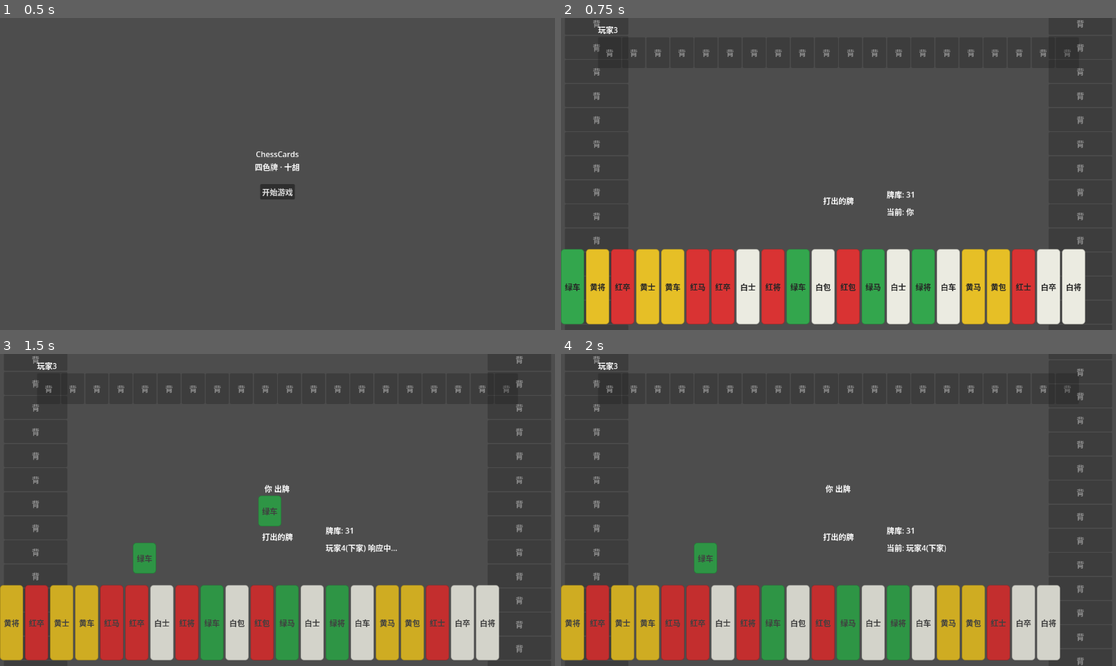
Above: before the commit, frames 1-4 (two rows, left to right).
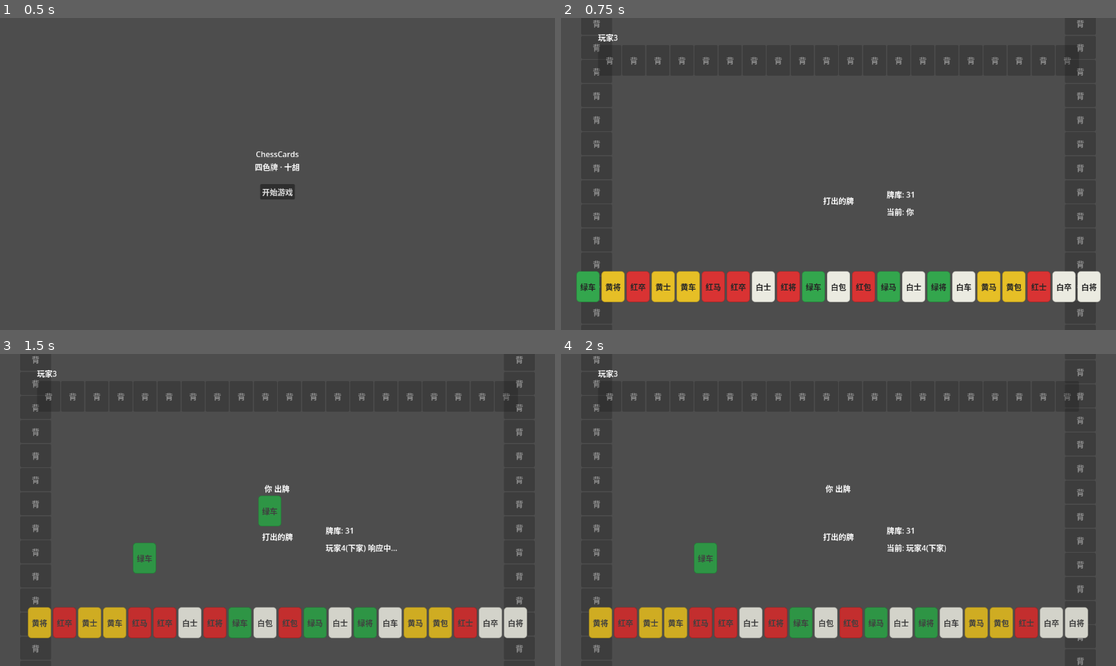
Above: after the commit, the same moments.

Repository: BobbysZhang/chess-cards
Game: Godot game, scene res://res/scenes/lobby/lobby.tscn
Same seed, same stepped clock (60 frames per second), same inputs: the game is played once before the commit and once after it.
Inputs:
- Up to frame 1 (0.5 s): no input
- Up to frame 2 (0.75 s): click "开始游戏" at 0.5 s
- Up to frame 3 (1.5 s): click "绿车" at 1.25 s
- Up to frame 4 (2 s): no input

Frame 1 is identical in both runs. In frame 2, 20% of the frame differs, in the area x 0-98%, y 2-99%; in frame 3, 21%; in frame 4, 21%, in the area x 0-95%, y 2-99%.

Commit message:
ui: 四家手牌区域用 CenterContainer 居中于各自边（左/上/右/下）
Made-with: Cursor

Diff:
--- a/res/scenes/game/table.tscn
+++ b/res/scenes/game/table.tscn
@@ -130,7 +130,7 @@
 grow_horizontal = 2
 grow_vertical = 2
 
-[node name="Seat1" type="VBoxContainer" parent="TableUI/OtherPlayers"]
+[node name="LeftWrap" type="CenterContainer" parent="TableUI/OtherPlayers"]
 layout_mode = 1
 anchors_preset = 3
 anchor_left = 0.0
@@ -143,21 +143,24 @@
 offset_bottom = -80.0
 grow_horizontal = 0
 grow_vertical = 2
-theme_override_constants/separation = 4
-
-[node name="Name" type="Label" parent="TableUI/OtherPlayers/Seat1"]
+
+[node name="Seat1" type="VBoxContainer" parent="TableUI/OtherPlayers/LeftWrap"]
+layout_mode = 2
+theme_override_constants/separation = 4
+
+[node name="Name" type="Label" parent="TableUI/OtherPlayers/LeftWrap/Seat1"]
 layout_mode = 2
 text = "玩家2"
 
-[node name="Hand" type="VBoxContainer" parent="TableUI/OtherPlayers/Seat1"]
-layout_mode = 2
-theme_override_constants/separation = 2
-
-[node name="Melds" type="VBoxContainer" parent="TableUI/OtherPlayers/Seat1"]
-layout_mode = 2
-theme_override_constants/separation = 2
-
-[node name="Seat2" type="VBoxContainer" parent="TableUI/OtherPlayers"]
+[node name="Hand" type="VBoxContainer" parent="TableUI/OtherPlayers/LeftWrap/Seat1"]
+layout_mode = 2
+theme_override_constants/separation = 2
+
+[node name="Melds" type="VBoxContainer" parent="TableUI/OtherPlayers/LeftWrap/Seat1"]
+layout_mode = 2
+theme_override_constants/separation = 2
+
+[node name="TopWrap" type="CenterContainer" parent="TableUI/OtherPlayers"]
 layout_mode = 1
 anchors_preset = 5
 anchor_left = 0.0
@@ -170,21 +173,24 @@
 offset_bottom = 140.0
 grow_horizontal = 2
 grow_vertical = 0
-theme_override_constants/separation = 4
-
-[node name="Name" type="Label" parent="TableUI/OtherPlayers/Seat2"]
+
+[node name="Seat2" type="VBoxContainer" parent="TableUI/OtherPlayers/TopWrap"]
+layout_mode = 2
+theme_override_constants/separation = 4
+
+[node name="Name" type="Label" parent="TableUI/OtherPlayers/TopWrap/Seat2"]
 layout_mode = 2
 text = "玩家3"
 
-[node name="Hand" type="HBoxContainer" parent="TableUI/OtherPlayers/Seat2"]
-layout_mode = 2
-theme_override_constants/separation = 2
-
-[node name="Melds" type="HBoxContainer" parent="TableUI/OtherPlayers/Seat2"]
-layout_mode = 2
-theme_override_constants/separation = 2
-
-[node name="Seat3" type="VBoxContainer" parent="TableUI/OtherPlayers"]
+[node name="Hand" type="HBoxContainer" parent="TableUI/OtherPlayers/TopWrap/Seat2"]
+layout_mode = 2
+theme_override_constants/separation = 2
+
+[node name="Melds" type="HBoxContainer" parent="TableUI/OtherPlayers/TopWrap/Seat2"]
+layout_mode = 2
+theme_override_constants/separation = 2
+
+[node name="RightWrap" type="CenterContainer" parent="TableUI/OtherPlayers"]
 layout_mode = 1
 anchors_preset = 4
 anchor_left = 1.0
@@ -197,21 +203,24 @@
 offset_bottom = -80.0
 grow_horizontal = 1
 grow_vertical = 2
-theme_override_constants/separation = 4
-
-[node name="Name" type="Label" parent="TableUI/OtherPlayers/Seat3"]
+
+[node name="Seat3" type="VBoxContainer" parent="TableUI/OtherPlayers/RightWrap"]
+layout_mode = 2
+theme_override_constants/separation = 4
+
+[node name="Name" type="Label" parent="TableUI/OtherPlayers/RightWrap/Seat3"]
 layout_mode = 2
 text = "玩家4"
 
-[node name="Hand" type="VBoxContainer" parent="TableUI/OtherPlayers/Seat3"]
-layout_mode = 2
-theme_override_constants/separation = 2
-
-[node name="Melds" type="VBoxContainer" parent="TableUI/OtherPlayers/Seat3"]
-layout_mode = 2
-theme_override_constants/separation = 2
-
-[node name="Bottom" type="VBoxContainer" parent="TableUI"]
+[node name="Hand" type="VBoxContainer" parent="TableUI/OtherPlayers/RightWrap/Seat3"]
+layout_mode = 2
+theme_override_constants/separation = 2
+
+[node name="Melds" type="VBoxContainer" parent="TableUI/OtherPlayers/RightWrap/Seat3"]
+layout_mode = 2
+theme_override_constants/separation = 2
+
+[node name="BottomWrap" type="CenterContainer" parent="TableUI"]
 layout_mode = 1
 anchors_preset = 12
 anchor_top = 1.0
@@ -220,38 +229,41 @@
 offset_top = -180.0
 grow_horizontal = 2
 grow_vertical = 0
+
+[node name="Bottom" type="VBoxContainer" parent="TableUI/BottomWrap"]
+layout_mode = 2
 theme_override_constants/separation = 12
 
-[node name="ActionButtons" type="HBoxContainer" parent="TableUI/Bottom"]
+[node name="ActionButtons" type="HBoxContainer" parent="TableUI/BottomWrap/Bottom"]
 layout_mode = 2
 theme_override_constants/separation = 8
 
-[node name="BtnHu" type="Button" parent="TableUI/Bottom/ActionButtons"]
+[node name="BtnHu" type="Button" parent="TableUI/BottomWrap/Bottom/ActionButtons"]
 layout_mode = 2
 text = "胡"
 
-[node name="BtnKong" type="Button" parent="TableUI/Bottom/ActionButtons"]
+[node name="BtnKong" type="Button" parent="TableUI/BottomWrap/Bottom/ActionButtons"]
 layout_mode = 2
 text = "杠"
 
-[node name="BtnPong" type="Button" parent="TableUI/Bottom/ActionButtons"]
+[node name="BtnPong" type="Button" parent="TableUI/BottomWrap/Bottom/ActionButtons"]
 layout_mode = 2
 text = "碰"
 
-[node name="BtnClaim" type="Button" parent="TableUI/Bottom/ActionButtons"]
+[node name="BtnClaim" type="Button" parent="TableUI/BottomWrap/Bottom/ActionButtons"]
 layout_mode = 2
 text = "吃"
 
-[node name="BtnPass" type="Button" parent="TableUI/Bottom/ActionButtons"]
+[node name="BtnPass" type="Button" parent="TableUI/BottomWrap/Bottom/ActionButtons"]
 layout_mode = 2
 text = "过"
 
-[node name="PlayerHand" type="HBoxContainer" parent="TableUI/Bottom"]
+[node name="PlayerHand" type="HBoxContainer" parent="TableUI/BottomWrap/Bottom"]
 layout_mode = 2
 size_flags_vertical = 3
 theme_override_constants/separation = 4
 
-[node name="PlayerMelds" type="HBoxContainer" parent="TableUI/Bottom"]
+[node name="PlayerMelds" type="HBoxContainer" parent="TableUI/BottomWrap/Bottom"]
 layout_mode = 2
 theme_override_constants/separation = 4
 
--- a/res/scripts/table.gd
+++ b/res/scripts/table.gd
@@ -9,20 +9,20 @@
 @onready var last_discard_from_label: Label = $TableUI/Center/LastDiscardFromLabel
 @onready var last_discard_container: Control = $TableUI/Center/LastDiscard
 @onready var discard_pile_container: HBoxContainer = $TableUI/Center/DiscardPileScroll/DiscardPile
-## 他家手牌/副露：Seat1(上家左)、Seat2(对家)、Seat3(下家右)；左右两家为 VBox 竖排，对家为 HBox 横排
+## 他家手牌/副露：Seat1(上家左)、Seat2(对家)、Seat3(下家右)；左右两家为 VBox 竖排，对家为 HBox 横排；各在 LeftWrap/TopWrap/RightWrap 内居中
 @onready var other_seat_hand: Array[BoxContainer] = [
-	$TableUI/OtherPlayers/Seat1/Hand,
-	$TableUI/OtherPlayers/Seat2/Hand,
-	$TableUI/OtherPlayers/Seat3/Hand
+	$TableUI/OtherPlayers/LeftWrap/Seat1/Hand,
+	$TableUI/OtherPlayers/TopWrap/Seat2/Hand,
+	$TableUI/OtherPlayers/RightWrap/Seat3/Hand
 ]
 @onready var other_seat_melds: Array[BoxContainer] = [
-	$TableUI/OtherPlayers/Seat1/Melds,
-	$TableUI/OtherPlayers/Seat2/Melds,
-	$TableUI/OtherPlayers/Seat3/Melds
+	$TableUI/OtherPlayers/LeftWrap/Seat1/Melds,
+	$TableUI/OtherPlayers/TopWrap/Seat2/Melds,
+	$TableUI/OtherPlayers/RightWrap/Seat3/Melds
 ]
-@onready var player_hand: HBoxContainer = $TableUI/Bottom/PlayerHand
-@onready var player_melds: HBoxContainer = $TableUI/Bottom/PlayerMelds
-@onready var action_buttons: HBoxContainer = $TableUI/Bottom/ActionButtons
+@onready var player_hand: HBoxContainer = $TableUI/BottomWrap/Bottom/PlayerHand
+@onready var player_melds: HBoxContainer = $TableUI/BottomWrap/Bottom/PlayerMelds
+@onready var action_buttons: HBoxContainer = $TableUI/BottomWrap/Bottom/ActionButtons
 @onready var settlement_panel: PanelContainer = $SettlementPanel
 @onready var settlement_label: Label = $SettlementPanel/Margin/VBox/ResultLabel
 @onready var btn_back_lobby: Button = $SettlementPanel/Margin/VBox/BtnBackLobby
Not shown, changed: docs/DESIGN_PLAN.md
